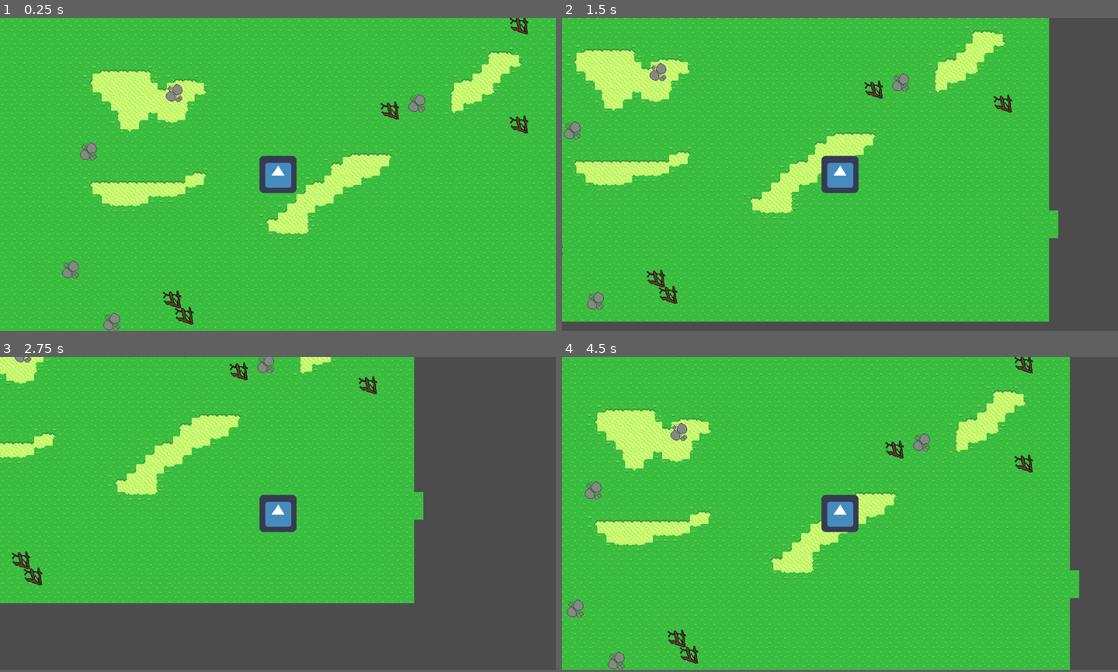
Above: before the commit, frames 1-4 (two rows, left to right).
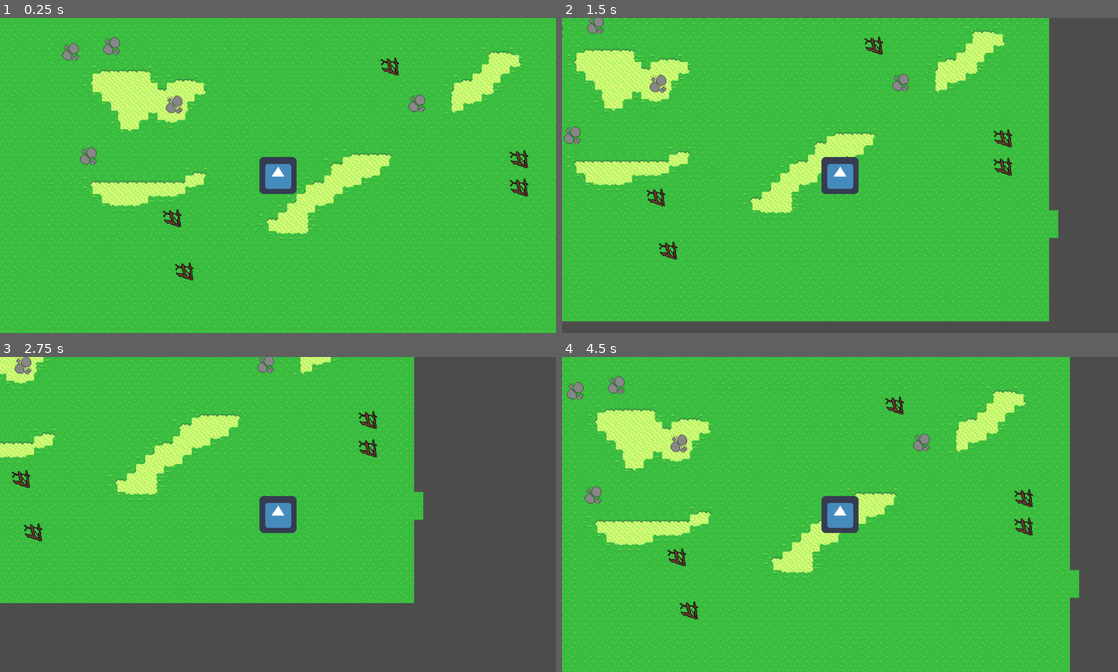
Above: after the commit, the same moments.

Repository: DobryPpz/LeftOnSite
Game: Godot game, scene res://src/Gra.tscn
Same seed, same stepped clock (60 frames per second), same inputs: the game is played once before the commit and once after it. The engine's default icon, where the game draws it, is replaced by a stand-in: a white triangle on a blue panel in a dark square.
Inputs:
- Up to frame 1 (0.25 s): no input
- Up to frame 2 (1.5 s): tap Enter at 0.5 s; hold D (right) 0.53-1.28 s; hold Space (space) 0.53-1.28 s; hold S (down) from 1.28 s (still down); tap Space (space) at 1.35 s
- Up to frame 3 (2.75 s): release S (down) at 2.03 s; hold D (right) from 2.03 s (still down); hold Space (space) from 2.03 s (still down)
- Up to frame 4 (4.5 s): release D (right) at 2.78 s; release Space (space) at 2.78 s; hold W (up) 2.78-3.53 s; tap Space (space) at 2.85, 4.35 s; hold Space (space) 3.53-4.28 s; hold A (left) from 3.53 s (still down)
In our replay, the window is 800x450 before the commit and 800x453 after it. These sizes can differ from the game's own. Grey fills any space a smaller window leaves; there, only what the larger window draws over its background counts as a difference.

The runs differ from the first frame. In frame 1, 2.1% of the frame differs, in the area x 0-100%, y 0-100%; in frame 2, 1.9%; in frame 3, 1.1%; in frame 4, 2.2%.

Commit message:
kontynuacja pracy nad chunkami

Diff:
--- a/pliki gry/project.godot
+++ b/pliki gry/project.godot
@@ -19,10 +19,14 @@
 run/main_scene="res://src/Gra.tscn"
 config/icon="res://icon.png"
 
+[autoload]
+
+auto_load="*res://src/auto_load.gd"
+
 [display]
 
 window/size/width=960
-window/size/height=540
+window/size/height=544
 window/size/test_width=1920
 window/size/test_height=1080
 window/stretch/mode="viewport"
--- /dev/null
+++ b/pliki gry/src/Chunk.gd
@@ -0,0 +1,20 @@
+extends Node2D
+
+var nr = Array()
+
+func _ready():
+	pass
+
+func gen():
+	pass
+
+func _on_strefa_area_entered(area):
+	#gen()
+	if(not([nr[0],nr[1]-1] in auto_load.nr_chunk)):
+		pass
+	if(not([nr[0],nr[1]+1] in auto_load.nr_chunk)):
+		pass
+	if(not([nr[0]-1,nr[1]] in auto_load.nr_chunk)):
+		pass
+	if(not([nr[0]+1,nr[1]] in auto_load.nr_chunk)):
+		pass
--- a/pliki gry/src/Chunk.tscn
+++ b/pliki gry/src/Chunk.tscn
@@ -1,6 +1,44 @@
-[gd_scene format=2]
+[gd_scene load_steps=5 format=2]
+
+[ext_resource path="res://grafika_otoczenie/Overworld.png" type="Texture" id=1]
+[ext_resource path="res://src/Chunk.gd" type="Script" id=2]
+
+[sub_resource type="TileSet" id=1]
+0/name = "Overworld.png 0"
+0/texture = ExtResource( 1 )
+0/tex_offset = Vector2( 0, 0 )
+0/modulate = Color( 1, 1, 1, 1 )
+0/region = Rect2( 0, 0, 16, 16 )
+0/tile_mode = 0
+0/occluder_offset = Vector2( 0, 0 )
+0/navigation_offset = Vector2( 0, 0 )
+0/shapes = [  ]
+0/z_index = 0
+1/name = "Overworld.png 1"
+1/texture = ExtResource( 1 )
+1/tex_offset = Vector2( 0, 0 )
+1/modulate = Color( 1, 1, 1, 1 )
+1/region = Rect2( 16, 64, 16, 16 )
+1/tile_mode = 0
+1/occluder_offset = Vector2( 0, 0 )
+1/navigation_offset = Vector2( 0, 0 )
+1/shapes = [  ]
+1/z_index = 0
+
+[sub_resource type="RectangleShape2D" id=2]
+extents = Vector2( 480, 272 )
 
 [node name="Chunk" type="Node2D"]
+script = ExtResource( 2 )
 
 [node name="TileMap" type="TileMap" parent="."]
+tile_set = SubResource( 1 )
+cell_size = Vector2( 16, 16 )
 format = 1
+
+[node name="strefa" type="Area2D" parent="."]
+
+[node name="CollisionShape2D" type="CollisionShape2D" parent="strefa"]
+position = Vector2( 480, 272 )
+shape = SubResource( 2 )
+[connection signal="area_entered" from="strefa" to="." method="_on_strefa_area_entered"]
--- a/pliki gry/src/Gra.tscn
+++ b/pliki gry/src/Gra.tscn
@@ -8,6 +8,8 @@
 [ext_resource path="res://src/granica_2.gd" type="Script" id=6]
 [ext_resource path="res://src/granica_3.gd" type="Script" id=7]
 [ext_resource path="res://src/granica_4.gd" type="Script" id=8]
+[ext_resource path="res://src/Chunk.tscn" type="PackedScene" id=9]
+[ext_resource path="res://src/chunki.gd" type="Script" id=10]
 
 [sub_resource type="TileSet" id=1]
 0/name = "Overworld.png 0"
@@ -120,3 +122,12 @@
 shape = SubResource( 6 )
 
 [node name="chunki" type="Node2D" parent="."]
+script = ExtResource( 10 )
+
+[node name="Chunk_up" parent="chunki" instance=ExtResource( 9 )]
+
+[node name="Chunk_down" parent="chunki" instance=ExtResource( 9 )]
+
+[node name="Chunk_left" parent="chunki" instance=ExtResource( 9 )]
+
+[node name="Chunk_right" parent="chunki" instance=ExtResource( 9 )]
--- /dev/null
+++ b/pliki gry/src/auto_load.gd
@@ -0,0 +1,7 @@
+extends Node
+
+var nr_chunk = Array()
+
+
+func _ready():
+	pass
--- /dev/null
+++ b/pliki gry/src/chunki.gd
@@ -0,0 +1,17 @@
+extends Node2D
+
+
+
+func _ready():
+	get_node("Chunk_up").position = get_node("Chunk_up").position + Vector2(0,-get_viewport().size.y)
+	get_node("Chunk_up").nr = [0,-1]
+	auto_load.nr_chunk.append([0,-1])
+	get_node("Chunk_down").position = get_node("Chunk_down").position + Vector2(0,get_viewport().size.y)
+	get_node("Chunk_down").nr = [0,1]
+	auto_load.nr_chunk.append([0,1])
+	get_node("Chunk_left").position = get_node("Chunk_left").position + Vector2(-get_viewport().size.x,0)
+	get_node("Chunk_left").nr = [-1,0]
+	auto_load.nr_chunk.append([-1,0])
+	get_node("Chunk_right").position = get_node("Chunk_right").position + Vector2(get_viewport().size.x,0)
+	get_node("Chunk_right").nr = [1,0]
+	auto_load.nr_chunk.append([1,0])
Not shown: 1 places in pliki gry/src/Gra.tscn that only renumber resources
